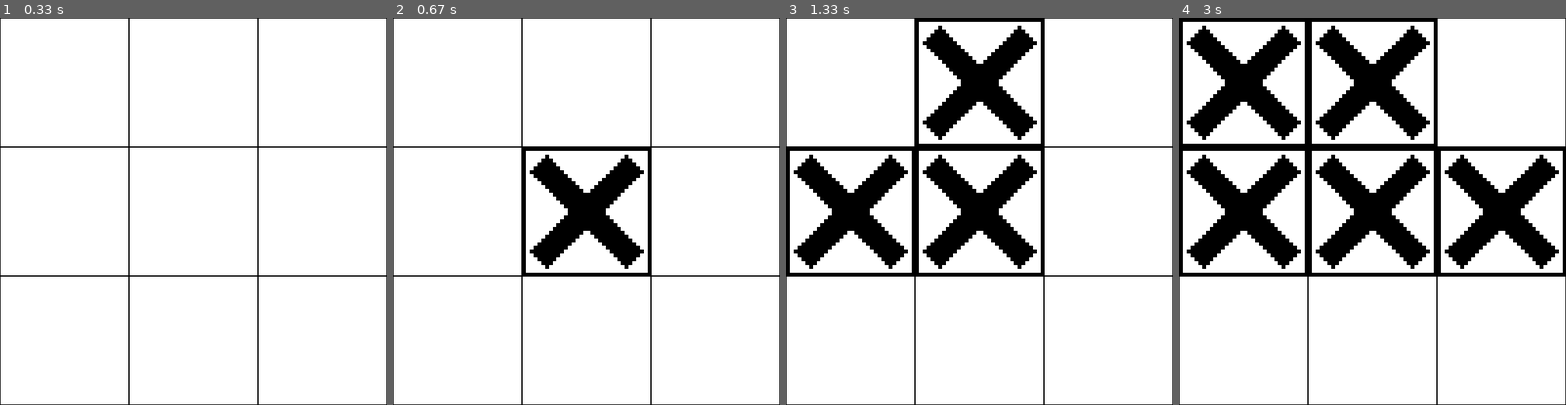
Above: before the commit, frames 1-4 (left to right).
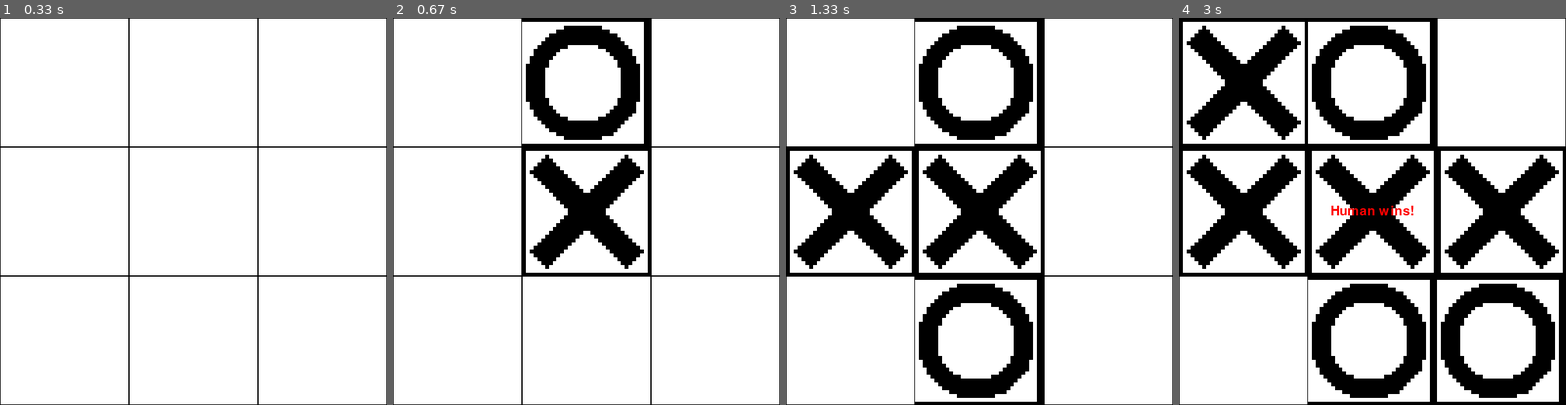
Above: after the commit, the same moments.

Repository: fsaiz97/Tic-Tac-Toe
Game: pygame game, started from tictactoe.py
The game is run twice, just before and just after one commit, with the same random seed, the same clock (stepped at 60 frames per second) and the same inputs.
Inputs (mouse positions are in pixels of both pictures, inside the frame that each line leads up to):
- Up to frame 1 (0.33 s): type "y (at the terminal prompt)" at 0 s
- Up to frame 2 (0.67 s): click (586, 211) at 0.38 s
- Up to frame 3 (1.33 s): click (886, 215) at 0.78 s; click (1037, 76) at 1.2 s
- Up to frame 4 (3 s): move the mouse to (1279, 134) at 1.5 s; click (1279, 134) at 1.7 s; move the mouse to (1473, 273) at 2.53 s; click (1473, 273) at 2.77 s

Frame 1 is identical in both runs. In frame 2, 5.0% of the frame differs, in the area x 33-67%, y 0-34%; in frame 3, 11%; in frame 4, 16%, in the area x 33-100%, y 1-100%.

Commit message:
- Added a first attempt at graphical turn based game play. - The human player always starts, and the winner is displayed on screen for 2 seconds before the application closes. To-do: - Refactor until adding new features is easy. - Add proper docstrings - Make the graphical game play as expected.

Diff:
--- a/game_logic_classes.py
+++ b/game_logic_classes.py
@@ -172,7 +172,7 @@
         return self.board.size
 
     def set_player_order(self):
-        random.shuffle(self.player_list)
+        # random.shuffle(self.player_list)
         return itertools.cycle(self.player_list)
 
     def get_next_player(self):
--- a/pygame_classes.py
+++ b/pygame_classes.py
@@ -2,6 +2,7 @@
 
 import pygame
 
+from game_logic_classes import Coordinate
 from pygame_functions import draw_grid
 
 MouseClickStates = Tuple[bool, bool, bool]  # type for the tuple returned by pygame.mouse.get_pressed()
@@ -26,10 +27,10 @@
         return self.display_surface.get_height()
 
     def get_grid_pos(self, mouse_pos):
-        return mouse_pos[0] // self.cell_width, mouse_pos[1] // self.cell_height
+        return Coordinate(mouse_pos[0] // self.cell_width, mouse_pos[1] // self.cell_height)
 
     def get_cell_top_left_point(self, grid_pos):
-        return grid_pos[0] * self.cell_width, grid_pos[1] * self.cell_height
+        return grid_pos.x * self.cell_width, grid_pos.y * self.cell_height
 
     def place_tile(self, cell_start_corner, tile):
         cell_size = (self.cell_width, self.cell_height)
--- a/pygame_functions.py
+++ b/pygame_functions.py
@@ -16,3 +16,11 @@
         for horizontal_position in range(0, surface.get_width(), cell_width):
             rect = pygame.Rect(horizontal_position, vertical_position, cell_height, cell_width)
             pygame.draw.rect(surface, colour, rect, gridlines_width)
+
+
+def display_win_text(window, winner):
+    font = pygame.font.Font(None, 30)
+    text = font.render(winner + " wins!", True, (255, 0, 0))
+    text_rect = text.get_rect()
+    text_rect.center = (window.get_width()//2, window.get_height()//2)
+    window.display_surface.blit(text, text_rect)
--- a/tictactoe.py
+++ b/tictactoe.py
@@ -1,6 +1,9 @@
+import time
+
 import pygame
 
 from game_logic_functions import is_win
+from pygame_functions import display_win_text
 from general_functions import load_tiles, get_graphics_choice
 from initialization_functions import initialize_game_window, initialize_game
 
@@ -26,12 +29,45 @@
                 if (event.type == pygame.KEYDOWN and event.key == pygame.K_ESCAPE) or event.type == pygame.QUIT:
                     running = False
                 elif event.type == pygame.MOUSEBUTTONDOWN:
-                    mouse_position = pygame.mouse.get_pos()
-                    grid_pos = game_window.get_grid_pos(mouse_position)
-                    cell_start_corner = game_window.get_cell_top_left_point(grid_pos)
+                    if game.player_current.name == "Human":
+                        mouse_position = pygame.mouse.get_pos()
+                        grid_pos = game_window.get_grid_pos(mouse_position)
+                        print("got grid pos")
+                        if not game.board.is_occupied(grid_pos):
+                            print("placing...")
+                            tile = tile_set.tiles[1]
+                            cell_start_corner = game_window.get_cell_top_left_point(grid_pos)
+                            game.board.place_symbol(grid_pos, game.player_current.symbol)
+                            game_window.place_tile(cell_start_corner, tile)
 
-                    tile = tile_set.tiles[1]
-                    game_window.place_tile(cell_start_corner, tile)
+                            if is_win(game.board):
+                                display_win_text(game_window, "Human")
+                                pygame.display.flip()
+                                time.sleep(3)
+                                exit()
+                            else:
+                                game.player_current = game.get_next_player()
+
+                            while True:
+                                print("AI move")
+                                move = game.player_current.get_move()
+                                if not game.board.is_occupied(move):
+                                    tile = tile_set.tiles[2]
+                                    cell_start_corner = game_window.get_cell_top_left_point(move)
+                                    game.board.place_symbol(move, game.player_current.symbol)
+                                    game_window.place_tile(cell_start_corner, tile)
+
+                                    if is_win(game.board):
+                                        display_win_text(game_window, "AI")
+                                        pygame.display.flip()
+                                        time.sleep(3)
+                                        exit()
+
+                                    game.player_current = game.get_next_player()
+
+                                    break
+                        else:
+                            print("dummy")
 
                 pygame.display.flip()
     else:
Not shown, changed: dist/tictactoe.exe
